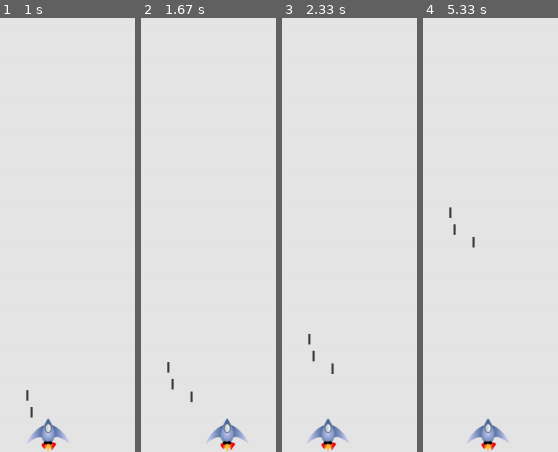
Above: before the commit, frames 1-4 (left to right).
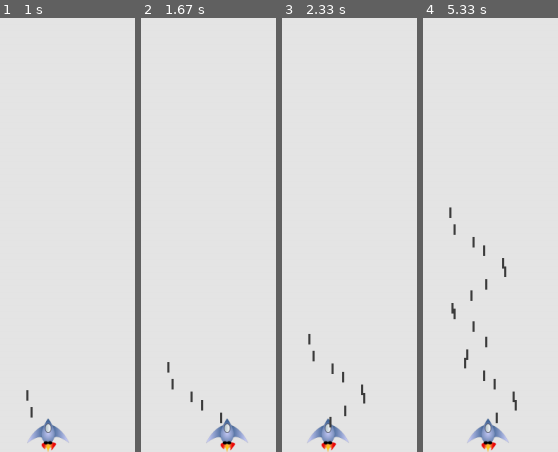
Above: after the commit, the same moments.

Repository: blakeleyc/alien_invasion
Game: pygame game, started from alien_invasion.py
Same seed, same stepped clock (60 frames per second), same inputs: the game is played once before the commit and once after it.
Inputs:
- Up to frame 1 (1 s): tap Space at 0.33, 0.73 s; hold Right from 0.67 s (still down)
- Up to frame 2 (1.67 s): tap Space at 1.03, 1.23, 1.53 s; release Right at 1.13 s; hold Right 1.17-1.63 s
- Up to frame 3 (2.33 s): hold Left 1.67-2.2 s; tap Space at 1.73, 2.03, 2.3 s; hold Left from 2.23 s (still down)
- Up to frame 4 (5.33 s): tap Space at 2.6, 2.73, 3.03, 3.4, 3.7, 3.9, 4.2, 4.4, 4.7, 4.9, 5.2 s; release Left at 2.63 s; hold Right 2.67-3.3 s; hold Left 3.33-3.8 s; hold Right 3.83-4.3 s; hold Right 4.33-4.8 s; hold Left from 4.83 s (still down)

Frame 1 is identical in both runs. In frame 2, 0.1% of the frame differs, in the area x 44-61%, y 88-94%; in frame 3, 0.3%; in frame 4, 0.9%, in the area x 20-70%, y 52-94%.

Commit message:
Alien Invasion Lab and Homework

Diff:
--- /dev/null
+++ b/bluesky.py
@@ -0,0 +1,10 @@
+import pygame
+import time
+pygame.init()
+# set the screen size
+screen = pygame.display.set_mode((200,200))
+# set this to blue
+screen.fill((0,0,230))
+
+pygame.display.flip()
+time.sleep(10)
--- /dev/null
+++ b/cowsettings.py
@@ -0,0 +1,9 @@
+class Settings:
+    """A class to store all settings for the game."""
+
+    def __init__(self):
+        """Initialize the game's settings."""
+        # Screen settings
+        self.screen_width = 1200
+        self.screen_height = 800
+        self.bg_color = (0, 0, 0)
--- /dev/null
+++ b/gamecharacter.py
@@ -0,0 +1,22 @@
+import pygame
+
+
+class Cow:
+    """A class to manage the cow."""
+
+    def __init__(self, bb_game):
+        """Initialize the bird and set its starting position."""
+        self.screen = bb_game.screen
+        self.screen_rect = bb_game.screen.get_rect()
+
+        # Load the bird image and get its rect.
+        #   Bird image from: https://opengameart.org/content/game-character-blue-flappy-bird-sprite-sheets
+        self.image = pygame.image.load('images/cutecow.bmp')
+        self.rect = self.image.get_rect()
+
+        # Start each new bird at the center of the screen.
+        self.rect.center = self.screen_rect.center
+
+    def blitme(self):
+        """Draw the cow at its current location."""
+        self.screen.blit(self.image, self.rect)
--- /dev/null
+++ b/gamecharacter_pygame.py
@@ -0,0 +1,42 @@
+import sys
+
+import pygame
+
+from settings import Settings
+from gamecharacter import Cow
+
+class CowGame:
+    """Overall class to manage game assets and behavior."""
+
+    def __init__(self):
+        """Initialize the game, and create game resources."""
+        pygame.init()
+        self.settings = Settings()
+
+        self.screen = pygame.display.set_mode(
+            (self.settings.screen_width, self.settings.screen_height))
+        pygame.display.set_caption("Blue Bird Game")
+
+        self.game = Game(self)
+
+
+    def run_game(self):
+        """Start the main loop for the game."""
+        while True:
+            # Watch for keyboard and mouse events.
+            for event in pygame.event.get():
+                if event.type == pygame.QUIT:
+                    sys.exit()
+
+            # Redraw the screen during each pass through the loop.
+            self.screen.fill(self.settings.bg_color)
+            self.cow.blitme()
+
+            # Make the most recently drawn screen visible.
+            pygame.display.flip()
+
+
+if __name__ == '__main__':
+    # Make a game instance, and run the game.
+    bbg = Cow()
+    bbg.run_game()
--- /dev/null
+++ b/rocket.py
@@ -0,0 +1,47 @@
+import pygame
+
+
+class Rocket:
+    """A class to manage the rocket."""
+
+    def __init__(self, r_game):
+        """Initialize the rocket and set its starting position."""
+        self.screen = r_game.screen
+        self.settings = r_game.settings
+        self.screen_rect = r_game.screen.get_rect()
+
+        self.image = pygame.image.load('images/red_rocketsmall.bmp')
+        self.rect = self.image.get_rect()
+
+        # Start each new rocket at the center of the screen.
+        self.rect.center = self.screen_rect.center
+
+        # Store a decimal value for the rocket's horizontal
+        #   and vertical positions.
+        self.x = float(self.rect.x)
+        self.y = float(self.rect.y)
+
+        # Movement flags.
+        self.moving_right = False
+        self.moving_left = False
+        self.moving_up = False
+        self.moving_down = False
+
+    def update(self):
+        """Update the rocket's position based on movement flags."""
+        if self.moving_right and self.rect.right < self.screen_rect.right:
+            self.x += self.settings.rocket_speed
+        if self.moving_left and self.rect.left > 0:
+            self.x -= self.settings.rocket_speed
+        if self.moving_up and self.rect.top > 0:
+            self.y -= self.settings.rocket_speed
+        if self.moving_down and self.rect.bottom <= self.screen_rect.bottom:
+            self.y += self.settings.rocket_speed
+
+        # Update rect object from position attributes.
+        self.rect.x = self.x
+        self.rect.y = self.y
+
+    def blitme(self):
+        """Draw the rocket at its current location."""
+        self.screen.blit(self.image, self.rect)
--- /dev/null
+++ b/rocket_game.py
@@ -0,0 +1,75 @@
+import sys
+
+import pygame
+
+from settings import Settings
+from rocket import Rocket
+
+
+class RocketGame:
+    """Overall class to manage game assets and behavior."""
+
+    def __init__(self):
+        """Initialize the game, and create game resources."""
+        pygame.init()
+        self.settings = Settings()
+
+        self.screen = pygame.display.set_mode(
+            (self.settings.screen_width, self.settings.screen_height))
+        pygame.display.set_caption("Rocket Game")
+
+        self.rocket = Rocket(self)
+
+    def run_game(self):
+        """Start the main loop for the game."""
+        while True:
+            self._check_events()
+            self.rocket.update()
+            self._update_screen()
+
+    def _check_events(self):
+        """Respond to keypresses and mouse events."""
+        for event in pygame.event.get():
+            if event.type == pygame.QUIT:
+                sys.exit()
+            elif event.type == pygame.KEYDOWN:
+                self._check_keydown_events(event)
+            elif event.type == pygame.KEYUP:
+                self._check_keyup_events(event)
+
+    def _check_keydown_events(self, event):
+        """Respond to keypresses."""
+        if event.key == pygame.K_RIGHT:
+            self.rocket.moving_right = True
+        elif event.key == pygame.K_LEFT:
+            self.rocket.moving_left = True
+        if event.key == pygame.K_UP:
+            self.rocket.moving_up = True
+        elif event.key == pygame.K_DOWN:
+            self.rocket.moving_down = True
+        elif event.key == pygame.K_q:
+            sys.exit()
+
+    def _check_keyup_events(self, event):
+        """Respond to key releases."""
+        if event.key == pygame.K_RIGHT:
+            self.rocket.moving_right = False
+        elif event.key == pygame.K_LEFT:
+            self.rocket.moving_left = False
+        if event.key == pygame.K_UP:
+            self.rocket.moving_up = False
+        elif event.key == pygame.K_DOWN:
+            self.rocket.moving_down = False
+
+    def _update_screen(self):
+        """Update images on the screen, and flip to the new screen."""
+        self.screen.fill(self.settings.bg_color)
+        self.rocket.blitme()
+
+        pygame.display.flip()
+
+
+if __name__ == '__main__':
+    # Make a game instance, and run the game.
+    rg = RocketGame()
+    rg.run_game()
--- a/settings.py
+++ b/settings.py
@@ -8,7 +8,7 @@
         self.bullet_width = 3
         self.bullet_height = 15
         self.bullet_color = (60, 60, 60)
-        self.bullets_allowed = 3
+        self.bullets_allowed = 20
         # Screen Settings
         self.ship_speed = 1.5
         self.screen_width = 1200
--- /dev/null
+++ b/settings_rocket.py
@@ -0,0 +1,12 @@
+class Settings:
+    """A class to store all settings for the game."""
+
+    def __init__(self):
+        """Initialize the game's settings."""
+        # Screen settings
+        self.screen_width = 1200
+        self.screen_height = 800
+        self.bg_color = (255, 255, 255)
+
+        # Rocket settings.
+        self.rocket_speed = 1.5
Not shown, added: Alien Invasion Homework 1
Binary file added: images/cutecow.bmp
